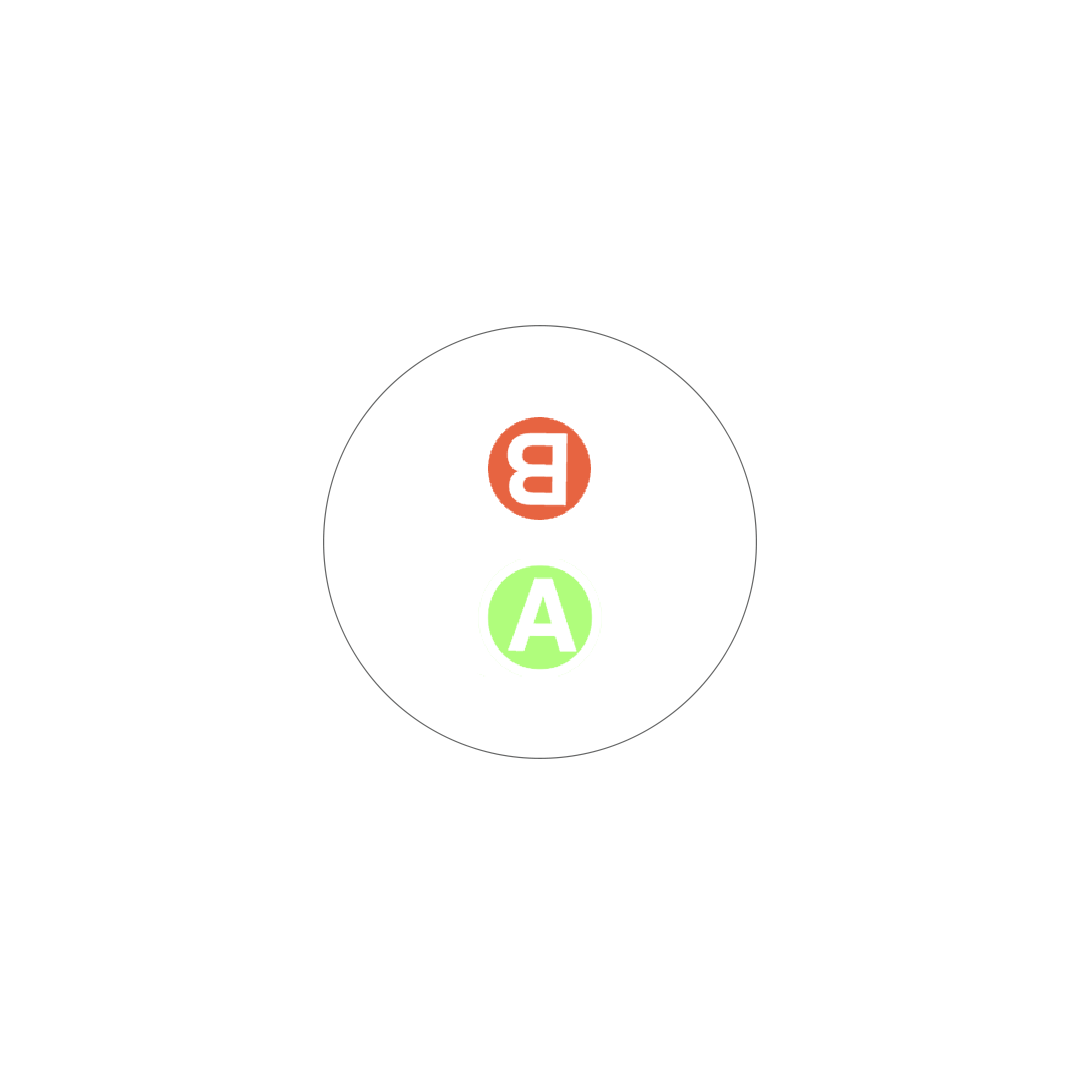
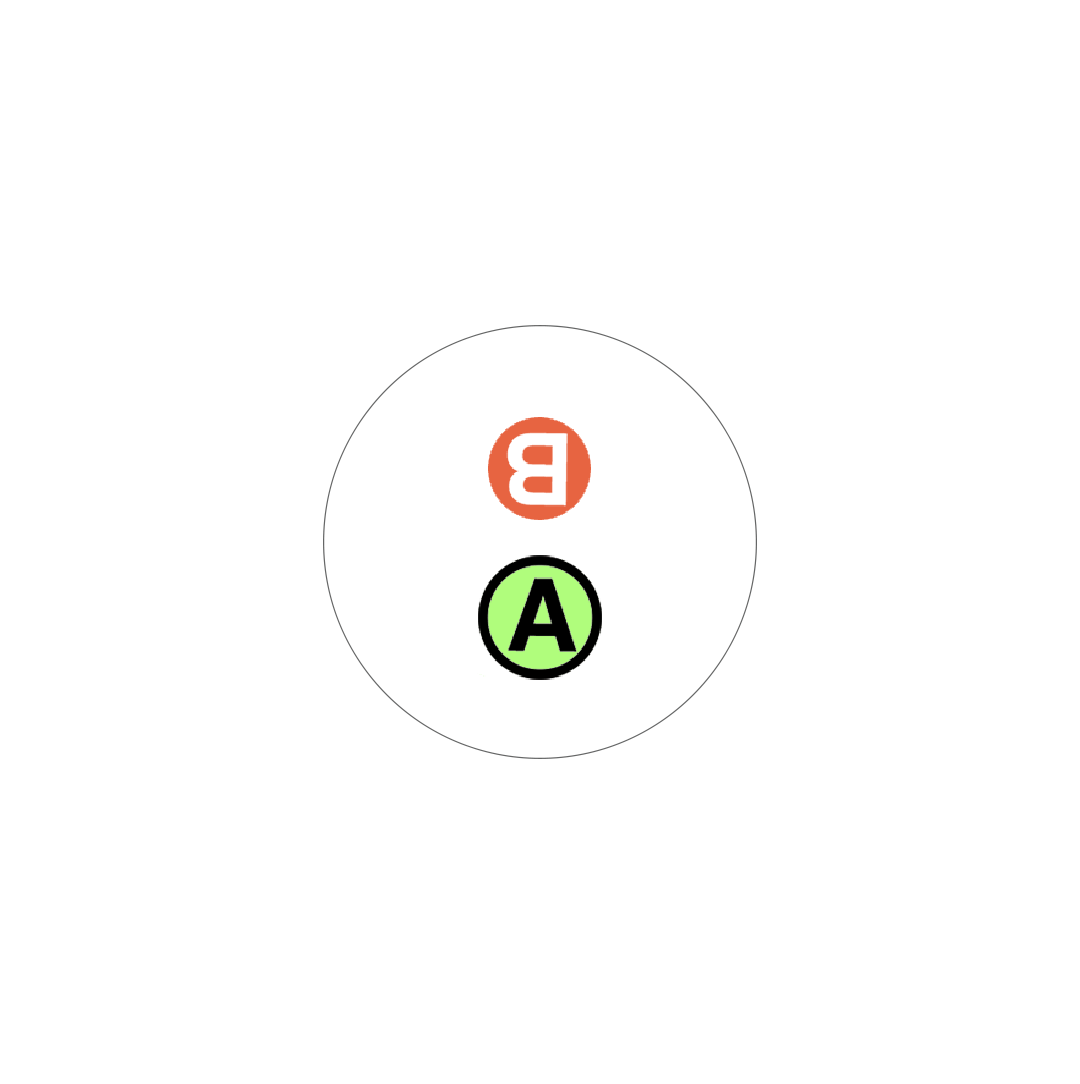
Before/after of a 1080x1084 layered artwork. What changed in the layer stack:
showed "Layer 2" over box(478, 555, 602, 680)
